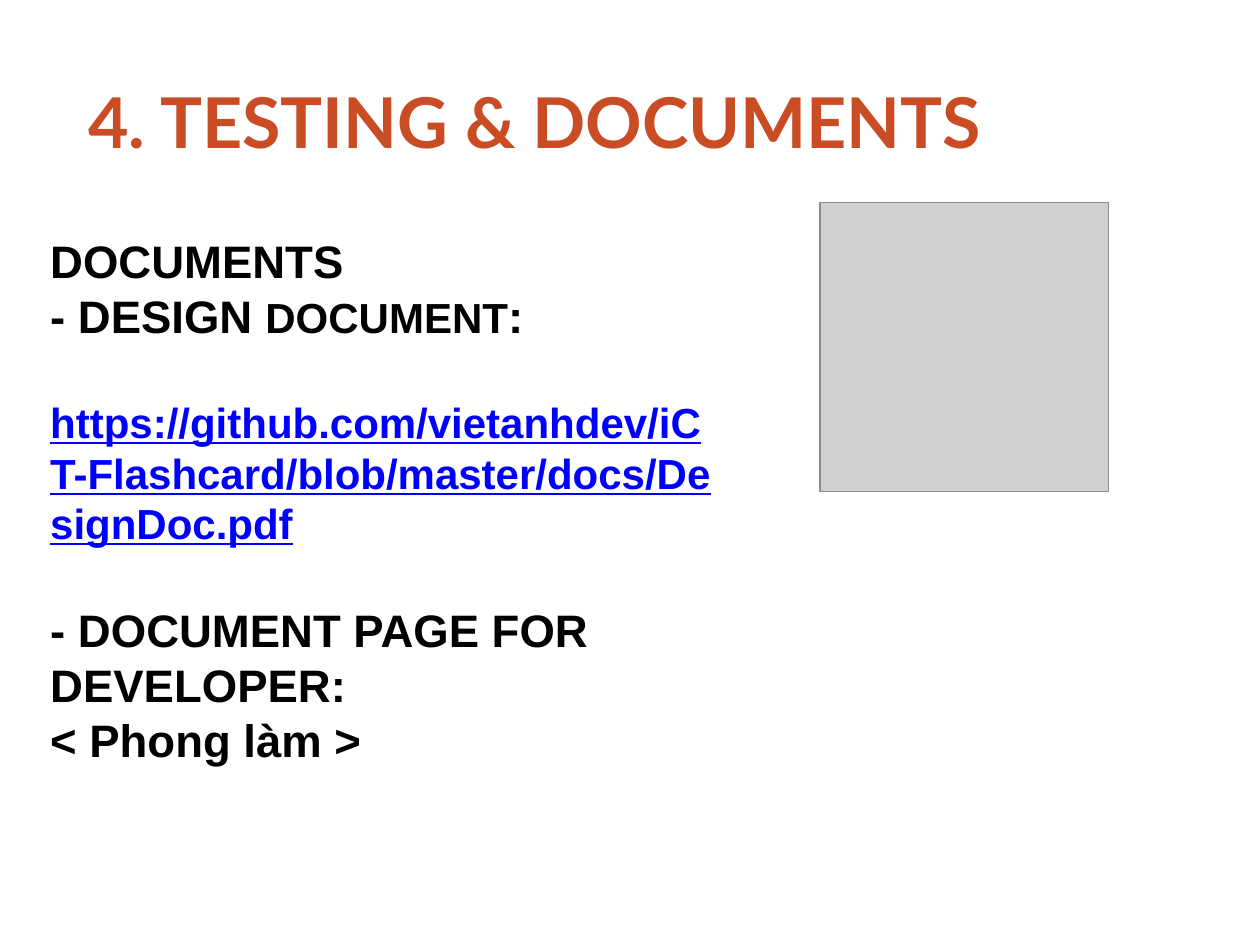
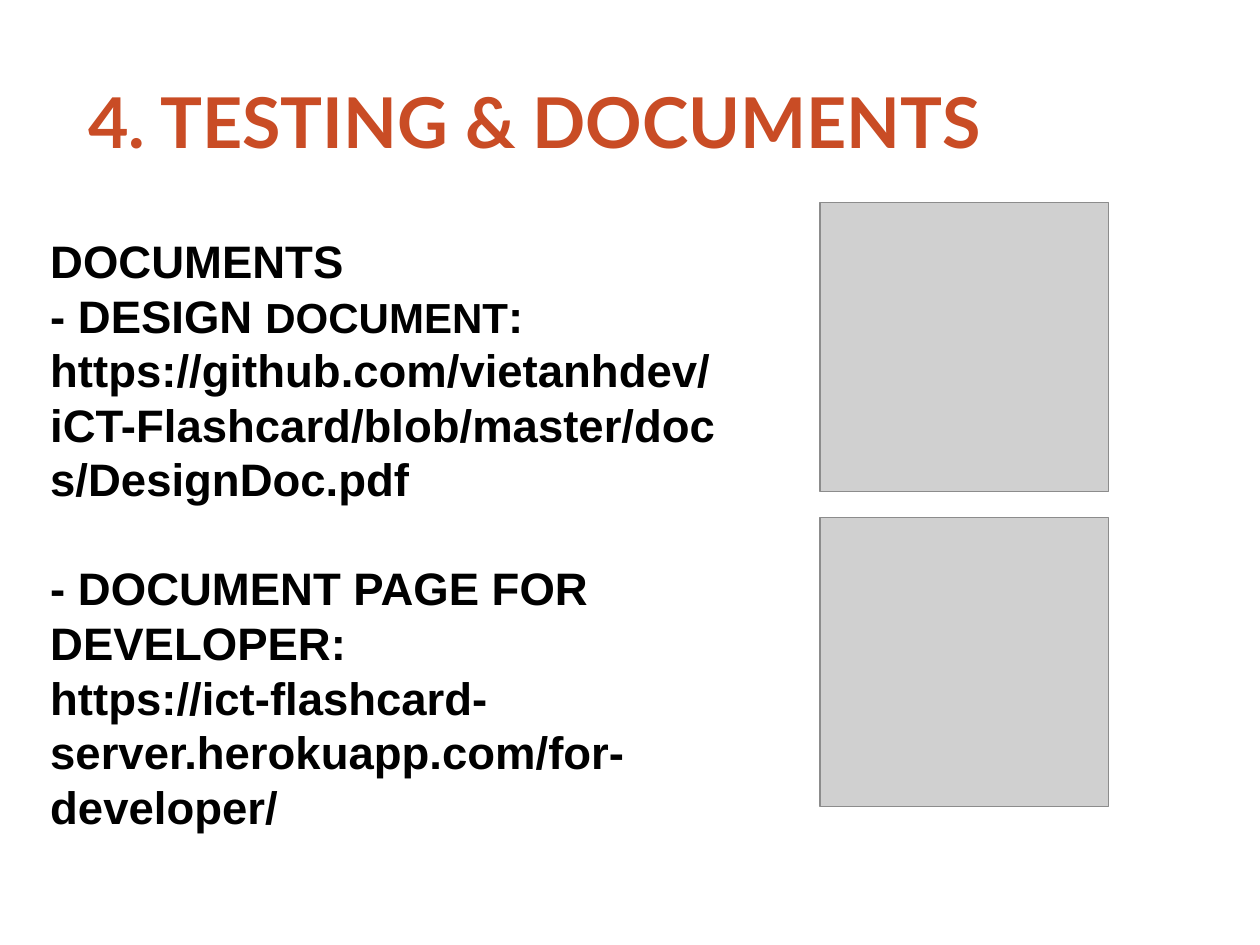
Before and after one commit to thoatran/iCT-Flashcard, a slide deck: slide 8 of docs/ReportSlides.odp. Drawn at 1260x945 pixels with LibreOffice and Linux fonts; fonts in the diff are those of the drawing; grey boxes stand for pictures; background and template pictures are left out. Boxes give left, top, right and bottom in pixels: in the first picture for what was removed or moved away, otherwise in the second. Text is boxed around its words. In the diff, an @@ line names an element or a change of style, - is before the commit and + after.

```diff
--- a/docs/ReportSlides.odp
+++ b/docs/ReportSlides.odp
@@ text at box(50, 301, 715, 506): text changed; size 24 to 26 pt; text colour #0000FF to #000000 @@
-- DESIGN DOCUMENT:
-https://github.com/vietanhdev/iCT-Flashcard/blob/master/docs/DesignDoc.pdf
+- DESIGN DOCUMENT: https://github.com/vietanhdev/iCT-Flashcard/blob/master/docs/DesignDoc.pdf
@@ picture added at box(820, 518, 1109, 806) @@
@@ text at box(50, 682, 624, 833): text changed @@
-< Phong làm >
+https://ict-flashcard-server.herokuapp.com/for-developer/
```
Also in this commit, not shown: 7 other slides changed, 1 slide added, 1 other file.
